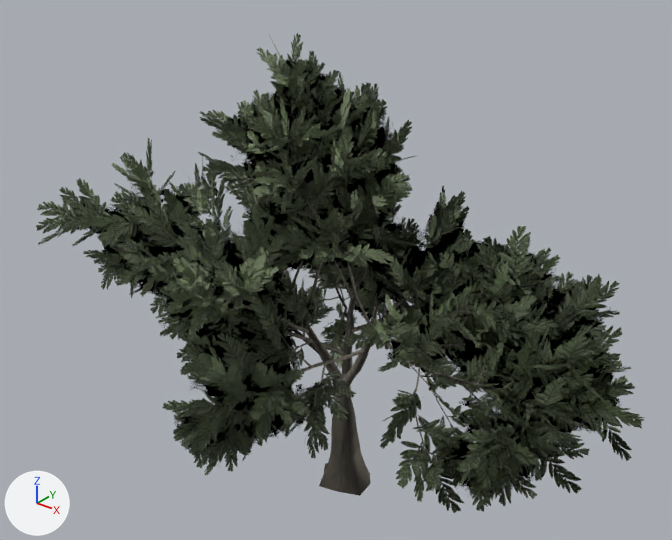
One commit to the glTF model game/assets/nature/olive.glb: the scene before it, then after it.
Both versions are drawn from a camera (50 mm lens) standing at (9.52, -12.23, 12.24) and looking at (-0.26, 0.0, 4.66). Arrows for +X, +Y and +Z are at lower left; the lights stay in place. The older version comes first. Vertices at exactly the same position are counted once.

The older version as bpy lines, for what is in view:
```python
me_olive = bpy.data.meshes.new('olive')
me_olive.from_pydata(...)  # 11349 vertices, 13984 faces; spans x -5.9..6.37, y -3.98..4.62, z -0.07..9.16
# faces by material slot: [6588, 7396]
me_olive.materials.append(mat_olive_bark)  # picture img_olive_bark
me_olive.materials.append(mat_olive_leaves)
ob_olive = bpy.data.objects.new('olive', me_olive)
ob_olive.location = (0.0, 0.0, 0.0)
```
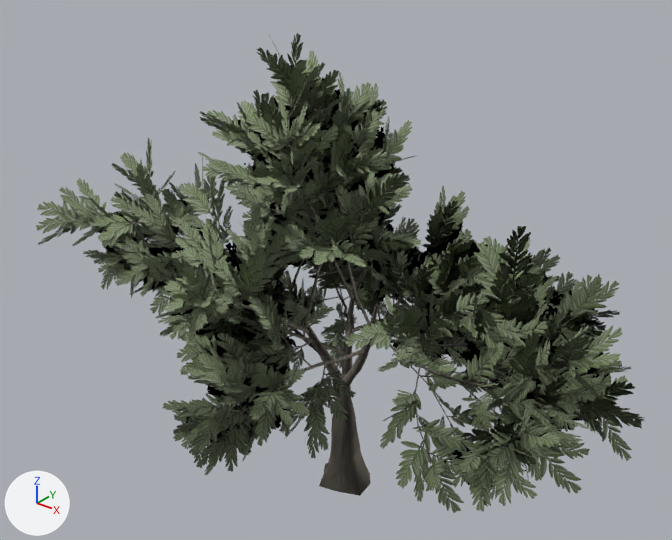
The edits, one by one:
me_olive is used by ob_olive; location (0.0, 0.0, 0.0).
me_olive had 11349 vertices, 13984 faces and spanned x -5.9..6.37, y -3.98..4.62, z -0.07..9.16.
me_olive now has 9686 vertices, 7256 faces and spans x -5.9..6.37, y -3.98..4.62, z -0.07..9.16.
me_olive part 1: 337 vertices moved from x -5.11..5.21, y -2.9..3.44, z 2.28..7.44 to x -5.11..5.22, y -2.9..3.44, z 2.28..7.44; 2226 vertices removed from x -5.12..5.55, y -3.16..3.7, z 1.83..8.26; 563 vertices added at x -5.1..5.56, y -3.15..3.7, z 1.96..7.75.
me_olive part 2: 733 kept faces spanning x -4.86..5.45, y -2.91..3.7, z 1.82..7.45 get new texture (UV) coordinates.

Location of each change, (x1, y1, x2, y2) in pixels of the pictures (672 x 540 px):
part 1 of me_olive, reshaped
    before: (77, 98, 600, 461)
    after: (120, 98, 600, 457)
part 2 of me_olive, surface changed
    before: (159, 127, 547, 409)
    after: (133, 127, 555, 409)
